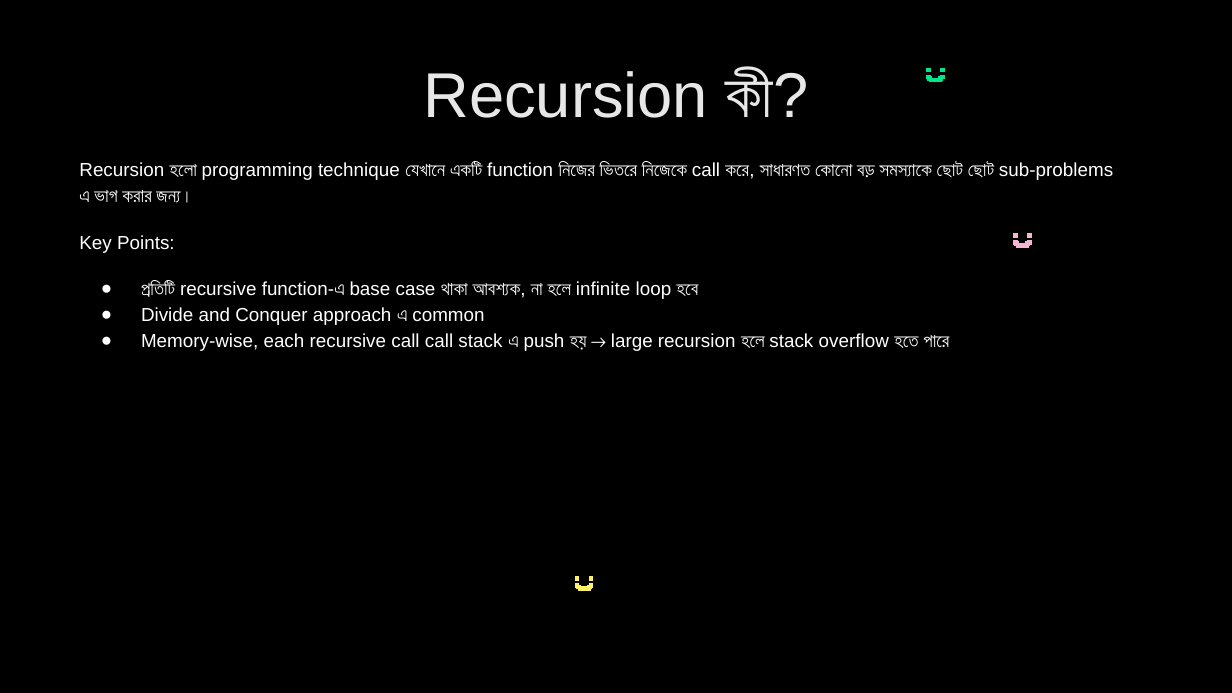
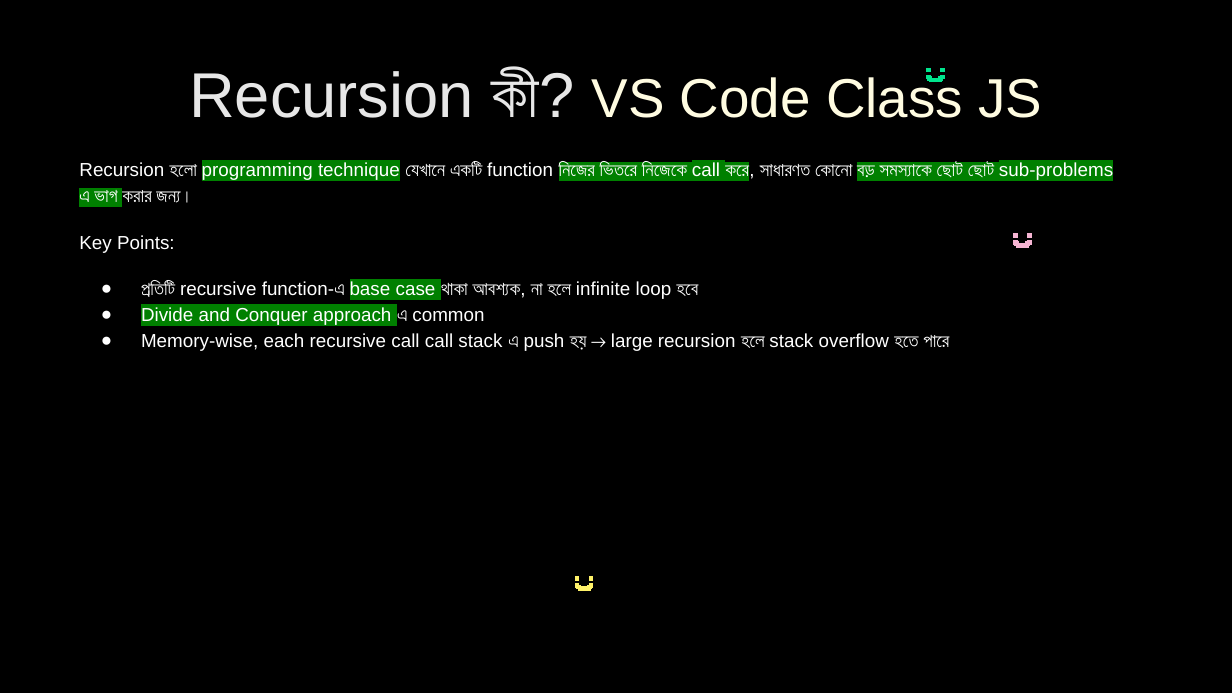
Before and after one commit to nabila-nuzhat/class-js, a slide deck: slide 29 of Interview Question JavaScript_HIGHLIGHTED.pptx. Drawn at 1232x693 pixels with LibreOffice and Linux fonts; fonts in the diff are those of the drawing. Boxes give left, top, right and bottom in pixels: in the first picture for what was removed or moved away, otherwise in the second. Text is boxed around its words. In the diff, an @@ line names an element or a change of style, - is before the commit and + after.

```diff
--- a/Interview Question JavaScript_HIGHLIGHTED.pptx
+++ b/Interview Question JavaScript_HIGHLIGHTED.pptx
@@ title at (x1=189, y1=68, x2=1042, y2=118): text changed; size 37 to 32 pt; text colour #E7E7E7 to #FFFCE1 @@
-Recursion কী?
+Recursion কী? VS Code Class JS
@@ text at (x1=79, y1=162, x2=1113, y2=325): highlight none to #008000 in "programming technique নিজের ভিতরে নিজেকে call করে, ...", "base case", "Divide and Conquer approach" @@
```
Also in this commit, not shown: 4 other slides changed, 1 slide added.
